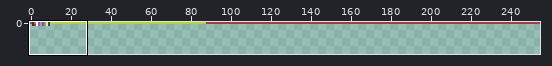
Pixel-art file -- sprites/catman_palette.ase. The first picture is a wide view before the edit; the outline marks the close-up.
Close-up. Earlier state:
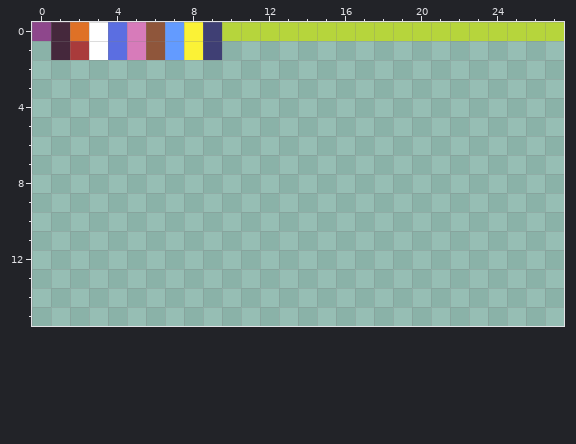
255x16 pixels, 1 frame. Shown: x 0..27, y 0..15.
The same view after the edit:
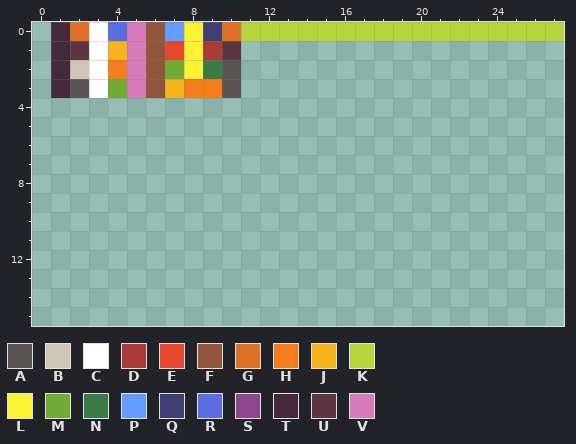
Palette (. is transparent): A #5a5353  B #cfc6b8  C #ffffff  D #a93b3b  E #e6482e  F #8f563b  G #df7126  H #f47e1b  J #f4b41b  K #b6d53c  L #fbf236  M #71aa34  N #397b44  P #639bff  Q #3f3f74  R #5b6ee1  S #8e478c  T #45283c  U #5e3643  V #d77bba
The commit says: Make palette swap work
Changes in this commit:
Changed rows in their new state; - is an unchanged pixel.
first column x 0:
 0 .---------G
 1 --U-J--E-DU
 2 -TBCHVFMLNA
 3 -TACMVFJHHA
Pixel boxes of the changes (left, top, right, bottom) in both close-ups:
changed: (32, 22, 241, 98)
